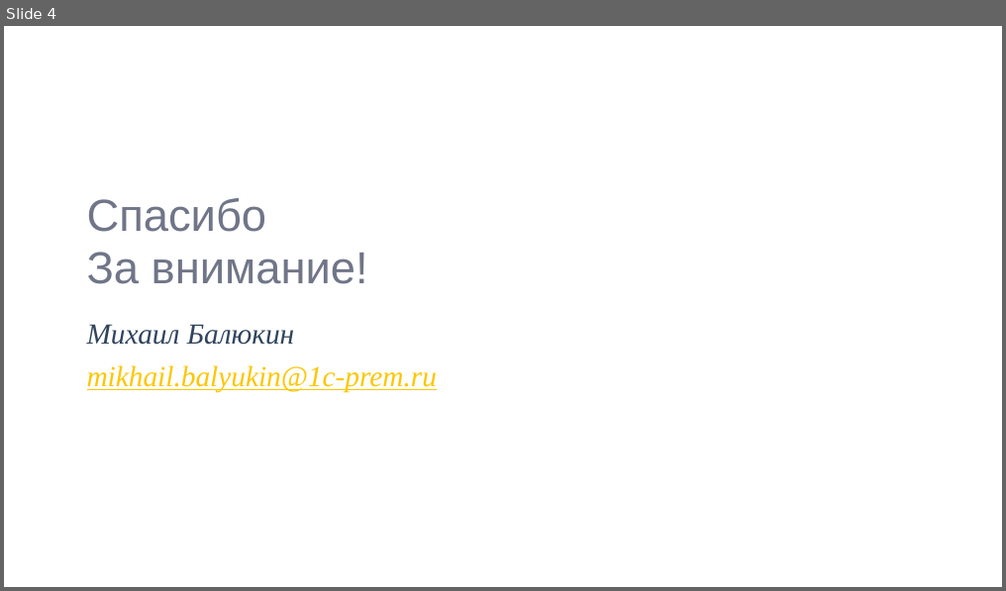
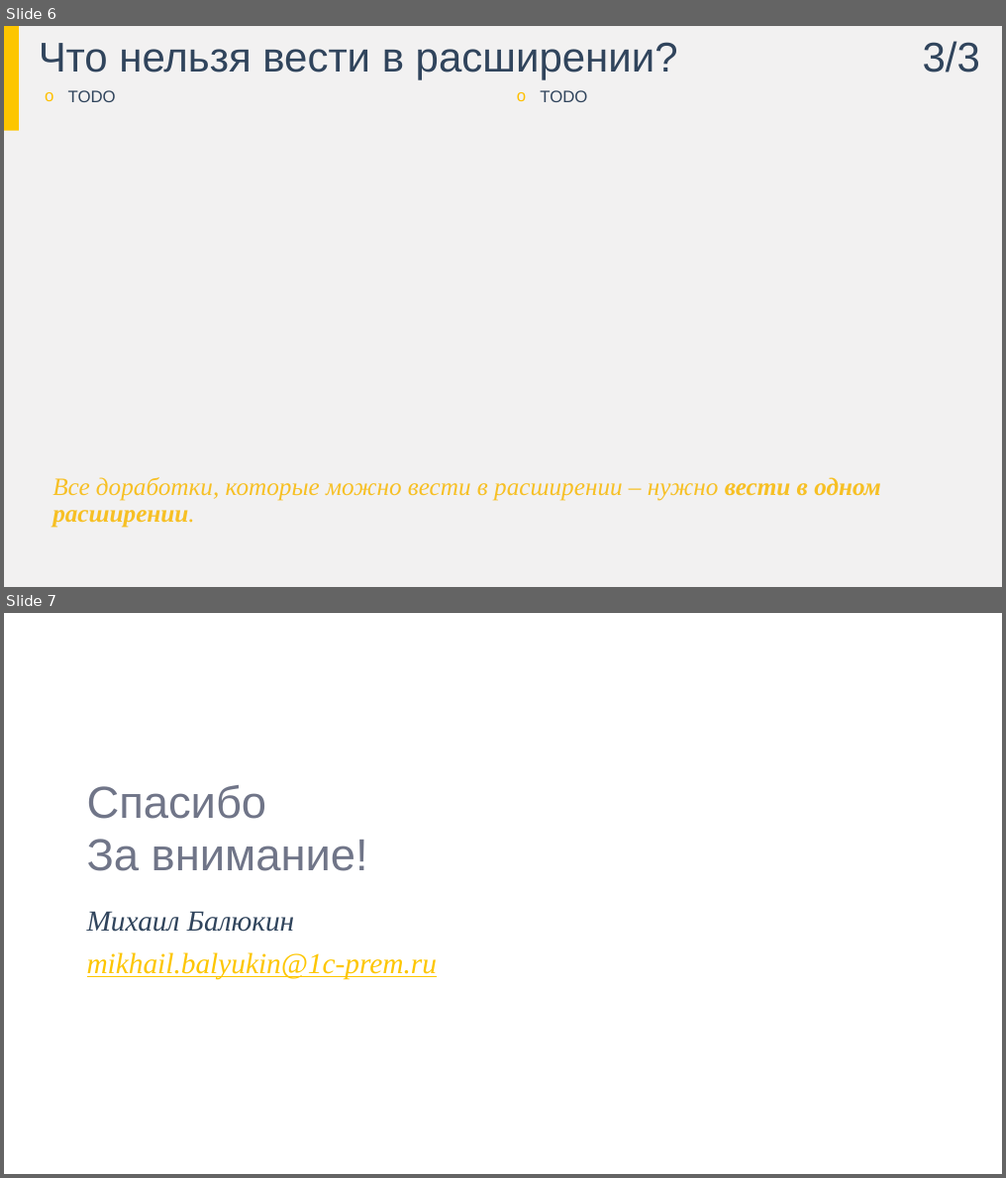
Before and after one commit to mbalyukin/prem_kr_masht01, a slide deck: Масштабируемость кода.pptx. Shown one above the other, each under a label of ours: slide 4 before the commit, slides 6 and 7 after it. The pictures are 1006x591 and 1006x1178 pixels, drawn with LibreOffice and Linux fonts; fonts in the diff are those of the drawing; background and template pictures are left out. Boxes give left, top, right and bottom in pixels: in the first picture for what was removed or moved away, otherwise in the second. Text is boxed around its words. In the diff, an @@ line names an element or a change of style, - is before the commit and + after.

```diff
--- a/Масштабируемость кода.pptx
+++ b/Масштабируемость кода.pptx
@@ slide 6 added at box(4, 26, 1002, 587), background #F2F1F1 @@
@@ rectangle added at box(4, 26, 19, 131), fill #FDC600 @@
@@ title added at box(39, 42, 678, 79), 40 pt, text #30445C @@
+Что нельзя вести в расширении?
@@ text added at box(923, 41, 980, 73), 40 pt, text #30445C @@
+3/3
@@ text added at box(68, 90, 116, 102), 16 pt, text #30445C @@
+o TODO
@@ text added at box(540, 90, 587, 102), 16 pt, text #30445C @@
+o TODO
@@ text added at box(53, 477, 881, 528), 24 pt, text #F7C024, italic @@
+Все доработки, которые можно вести в расширении – нужно вести в одном расширении.
@@ what was slide 4 is now slide 7 @@
```
Also in this commit, not shown: 2 slides changed, 3 other slides added.
